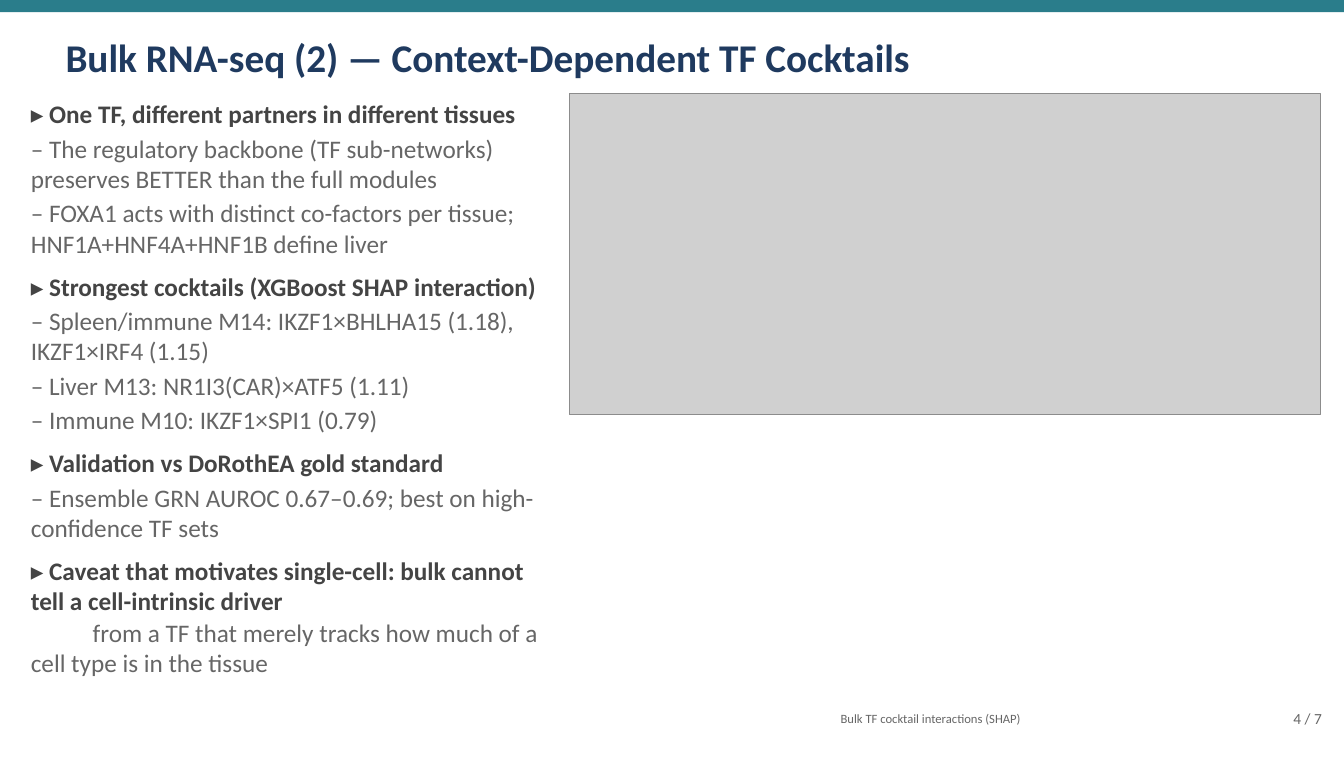
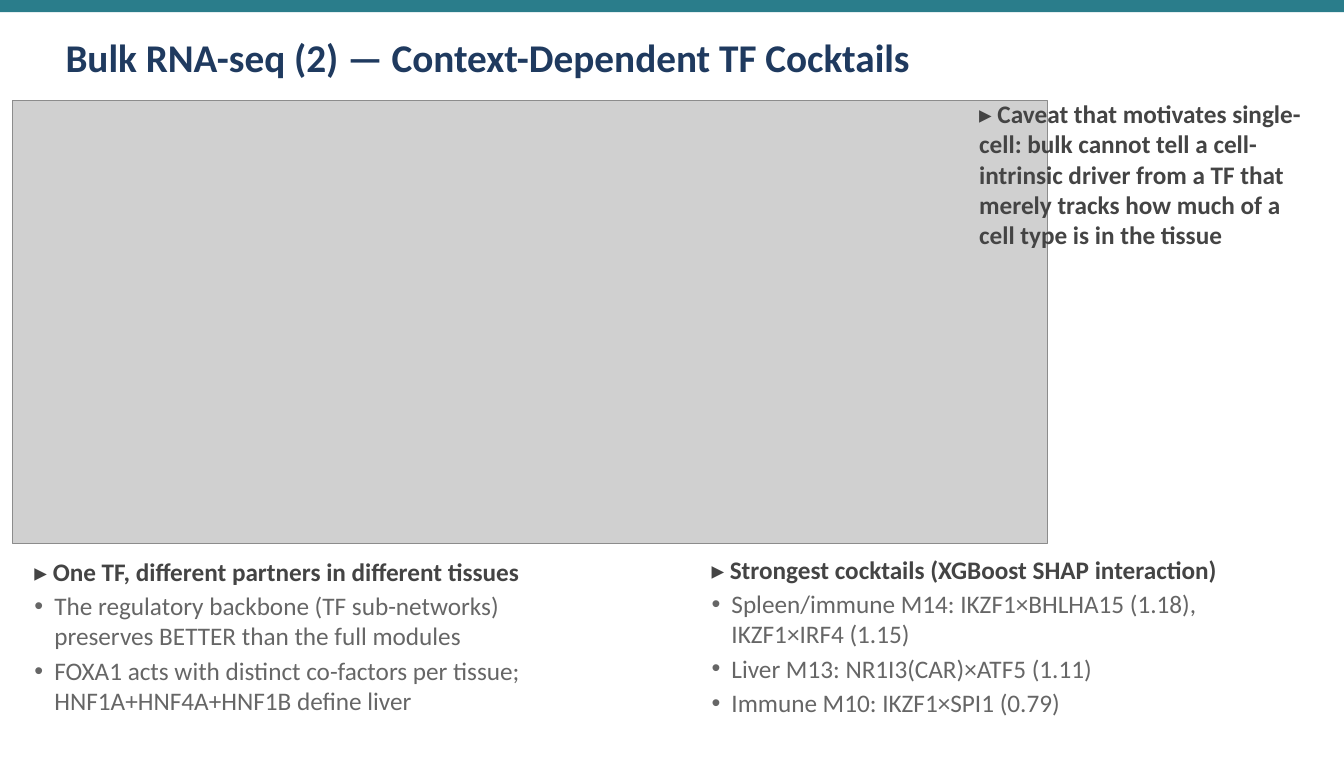
Before and after one commit to bcantarel/claudescience_hackaton_20260713, a slide deck: slide 4 of geneNetworking/geneNetworking_biologist_7slide.pptx. Drawn at 1344x757 pixels with LibreOffice and Linux fonts; fonts in the diff are those of the drawing; grey boxes stand for pictures. Boxes give left, top, right and bottom in pixels: in the first picture for what was removed or moved away, otherwise in the second. Text is boxed around its words. In the diff, an @@ line names an element or a change of style, - is before the commit and + after.

```diff
--- a/geneNetworking/geneNetworking_biologist_7slide.pptx
+++ b/geneNetworking/geneNetworking_biologist_7slide.pptx
@@ picture: place and size @@
-picture at box(569, 94, 1320, 415)
+picture at box(13, 101, 1047, 544)
@@ text removed at box(31, 105, 537, 676) @@
-▸ One TF, different partners in different tissues
-– The regulatory backbone (TF sub-networks) preserves BETTER than the full modules
-– FOXA1 acts with distinct co-factors per tissue; HNF1A+HNF4A+HNF1B define liver
-▸ Strongest cocktails (XGBoost SHAP interaction)
-– Spleen/immune M14: IKZF1×BHLHA15 (1.18), IKZF1×IRF4 (1.15)
-– Liver M13: NR1I3(CAR)×ATF5 (1.11)
-– Immune M10: IKZF1×SPI1 (0.79)
-▸ Validation vs DoRothEA gold standard
-– Ensemble GRN AUROC 0.67–0.69; best on high-confidence TF sets
-▸ Caveat that motivates single-cell: bulk cannot tell a cell-intrinsic driver
-  from a TF that merely tracks how much of a cell type is in the tissue
@@ text added at box(979, 103, 1300, 251), 18 pt, text #444444, bold @@
+▸ Caveat that motivates single-cell: bulk cannot tell a cell-intrinsic driver from a TF that merely tracks how much of a cell type is in the tissue
@@ text added at box(53, 563, 519, 710), 18 pt, text #666666 @@
+▸ One TF, different partners in different tissues
+• The regulatory backbone (TF sub-networks) preserves BETTER than the full modules
+• FOXA1 acts with distinct co-factors per tissue; HNF1A+HNF4A+HNF1B define liver
@@ text added at box(730, 560, 1217, 715), 18 pt, text #666666 @@
+▸ Strongest cocktails (XGBoost SHAP interaction)
+• Spleen/immune M14: IKZF1×BHLHA15 (1.18), IKZF1×IRF4 (1.15)
+• Liver M13: NR1I3(CAR)×ATF5 (1.11)
+• Immune M10: IKZF1×SPI1 (0.79)
@@ text removed at box(841, 714, 1020, 725) @@
-Bulk TF cocktail interactions (SHAP)
@@ text removed at box(1293, 714, 1322, 724) @@
-4 / 7
```
Also in this commit, not shown: 4 other slides changed.
